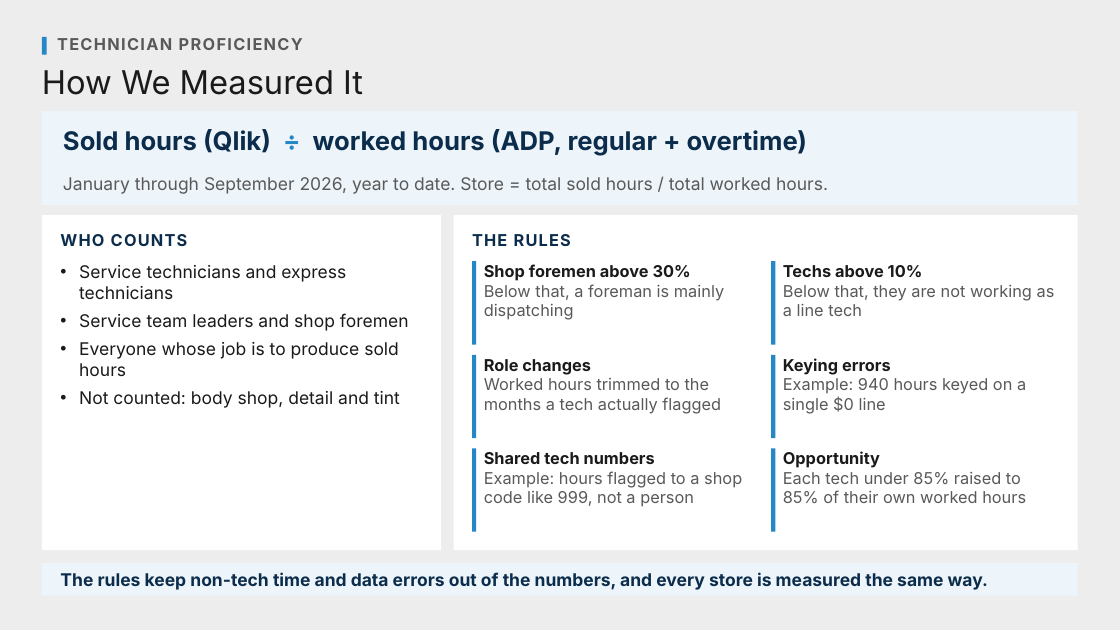
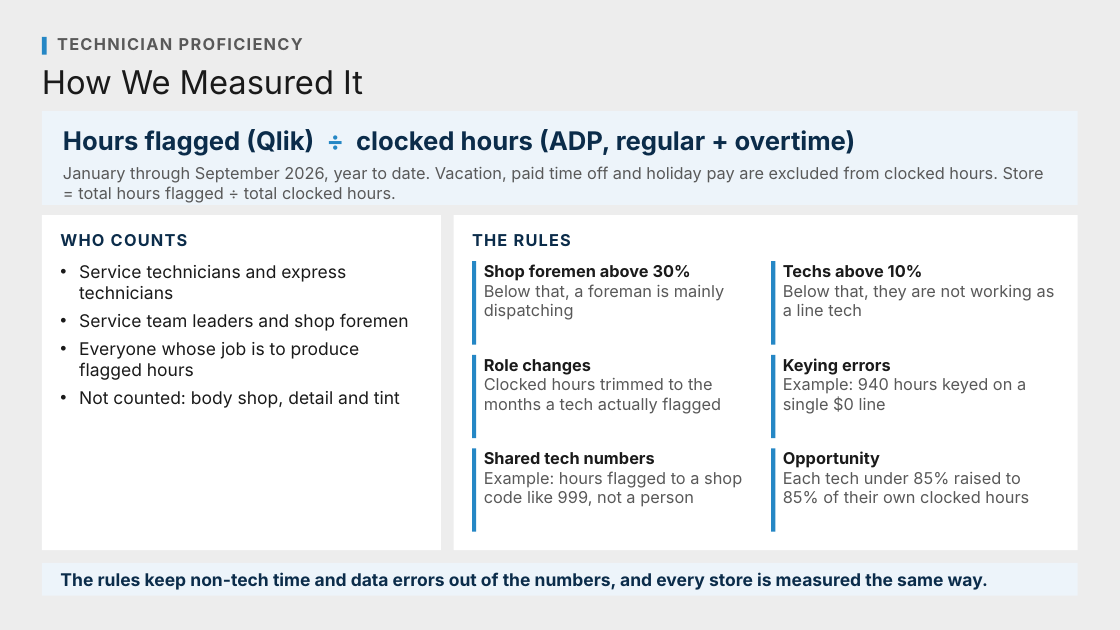
Before and after one commit to Ndresner/Noah, a slide deck: slide 12 of day2-deck/decks/Metric Explainers - Review.pptx. Drawn at 1120x630 pixels with LibreOffice and Linux fonts; fonts in the diff are those of the drawing. Boxes give left, top, right and bottom in pixels: in the first picture for what was removed or moved away, otherwise in the second. Text is boxed around its words. In the diff, an @@ line names an element or a change of style, - is before the commit and + after.

```diff
--- a/day2-deck/decks/Metric Explainers - Review.pptx
+++ b/day2-deck/decks/Metric Explainers - Review.pptx
@@ text at [63,129,856,156]: text changed @@
-Sold hours (Qlik) ÷ worked hours (ADP, regular + overtime)
+Hours flagged (Qlik) ÷ clocked hours (ADP, regular + overtime)
@@ text at [63,166,1044,203]: text changed; size 15 to 14 pt @@
-January through September 2026, year to date. Store = total sold hours / total worked hours.
+January through September 2026, year to date. Vacation, paid time off and holiday pay are excluded from clocked hours. Store = total hours flagged ÷ total clocked hours.
@@ text at [79,342,360,380]: text changed @@
-• Everyone whose job is to produce sold hours
+• Everyone whose job is to produce flagged hours
@@ text at [484,378,721,414]: text changed @@
-Worked hours trimmed to the months a tech actually flagged
+Clocked hours trimmed to the months a tech actually flagged
@@ text at [783,472,1029,503]: text changed @@
-Each tech under 85% raised to 85% of their own worked hours
+Each tech under 85% raised to 85% of their own clocked hours
```
Also in this commit, not shown: 2 other slides changed, 38 other files.
